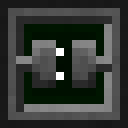
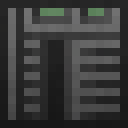
Layers edited between the first and the second w=128, h=128 image:
showed "gradient Kopie" over [0, 0, 128, 128]
hid group "adapter" (4 layers) over [0, 0, 128, 128]
showed group "computer" (14 layers) over [0, 0, 128, 128]
painted on "front new" over [40, 8, 112, 24]
